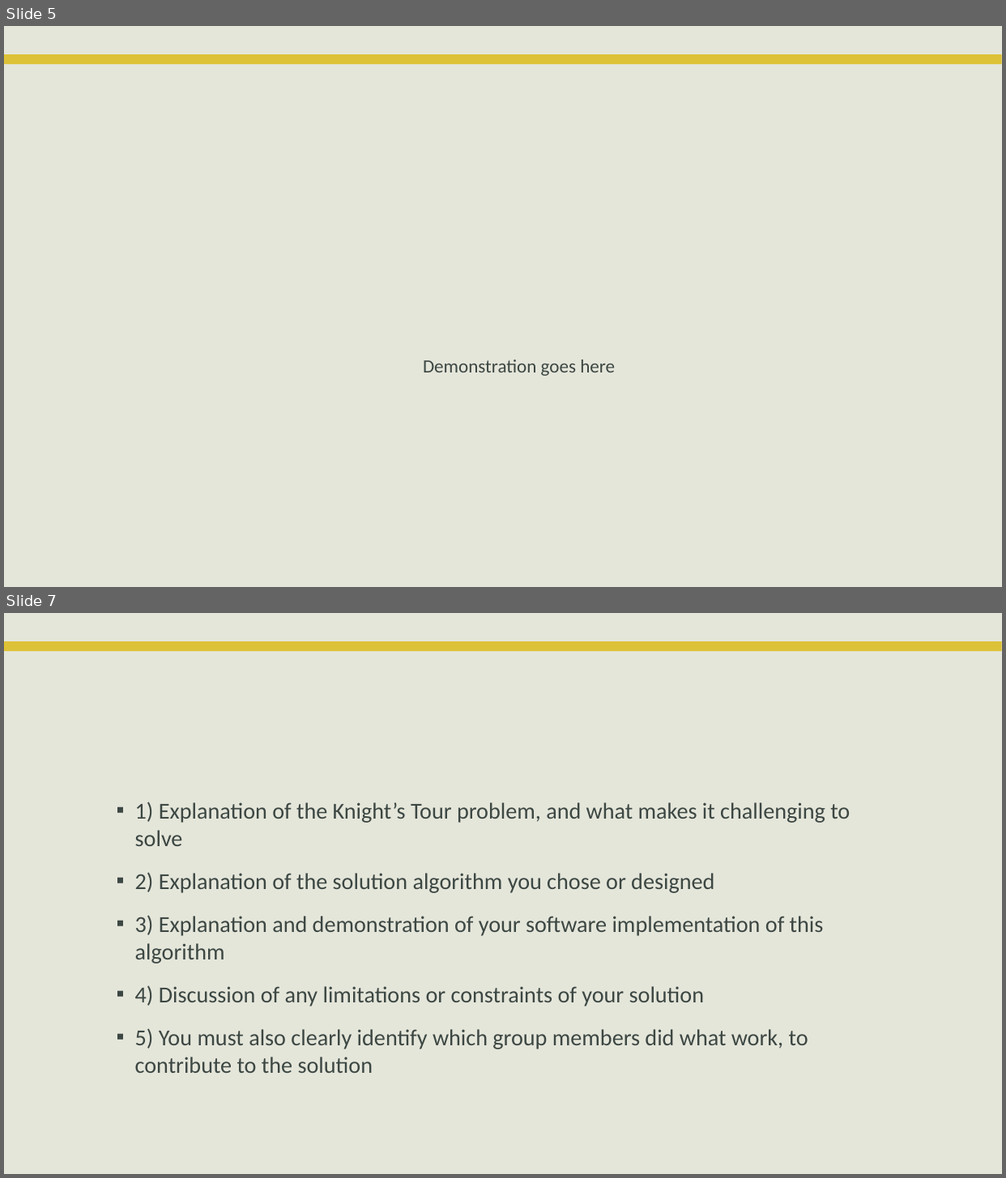
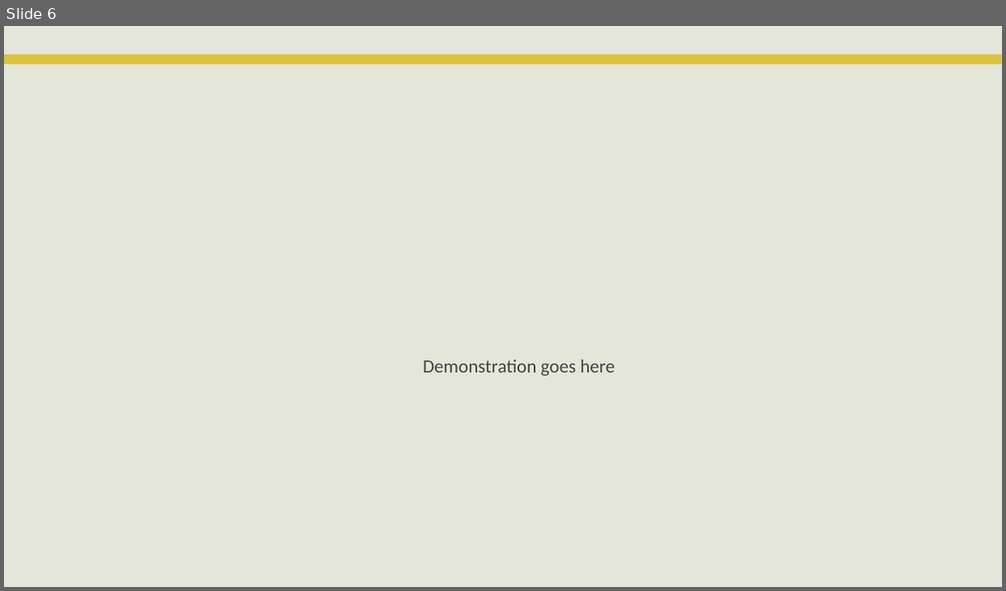
Before and after one commit to PhilipCastiglione/SIT215_PBL2, a slide deck: PST_2.pptx. Shown one above the other, each under a label of ours: slides 5 and 7 before the commit, slide 6 after it; the slides between them are not shown. The pictures are 1006x1178 and 1006x591 pixels, drawn with LibreOffice and Linux fonts; fonts in the diff are those of the drawing; background and template pictures are left out. Boxes give left, top, right and bottom in pixels: in the first picture for what was removed or moved away, otherwise in the second. Text is boxed around its words. In the diff, an @@ line names an element or a change of style, - is before the commit and + after.

```diff
--- a/PST_2.pptx
+++ b/PST_2.pptx
@@ slide 7 removed at (4,613,1002,1174), background #E5E6DA; not listed: 1 template element that a slide beside it also shows @@
@@ title removed at (108,651,897,763) @@
-Requirements
@@ text removed at (135,802,850,1073) @@
-▪ 1) Explanation of the Knight’s Tour problem, and what makes it challenging to solve
-▪ 2) Explanation of the solution algorithm you chose or designed
-▪ 3) Explanation and demonstration of your software implementation of this algorithm
-▪ 4) Discussion of any limitations or constraints of your solution
-▪ 5) You must also clearly identify which group members did what work, to contribute to the solution
@@ what was slide 5 is now slide 6 @@
```
Also in this commit, not shown: 4 slides changed, 2 slides added, 4 other slides removed.
